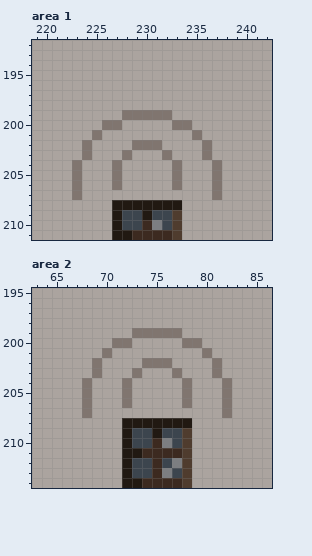
Two states of a pixel-art file, art/sakala.aseprite. Above is the file before it was changed.
300x300 pixels, 1 frame. Colours within 5 levels of each other are drawn and written as one. Shown: area 1: x 219..242, y 192..211; area 2: x 63..86, y 195..214. The commit also changed other parts of the picture, which this record leaves out.
After:
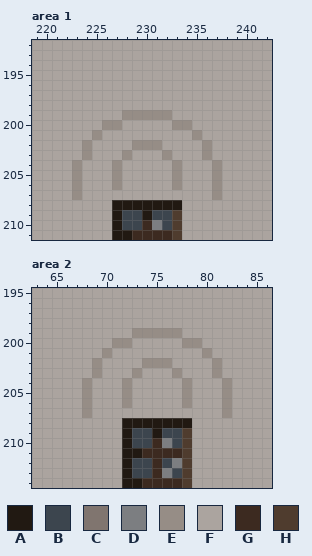
Palette (. is transparent): A #211912  B #3c454e  C #80756f  D #7c7e81  E #968d86  F #aba49f  G #3c2a20  H #4f3c2e
What changed:
{"where": "area 1, layer \"Maja\""}
{"y":199,"x":228,"old":"CCCCC","new":"EEEEE"}
{"y":200,"x":226,"old":"CC","new":"EE"}
{"y":200,"x":233,"old":"CC","new":"EE"}
{"y":201,"x":225,"old":"C","new":"E"}
{"y":201,"x":235,"old":"C","new":"E"}
{"y":202,"x":224,"old":"C","new":"E"}
{"y":202,"x":229,"old":"CCC","new":"EEE"}
{"y":202,"x":236,"old":"C","new":"E"}
{"y":203,"x":224,"old":"C","new":"E"}
{"y":203,"x":228,"old":"C","new":"E"}
{"y":203,"x":232,"old":"C","new":"E"}
{"y":203,"x":236,"old":"C","new":"E"}
{"y":204,"x":223,"old":"C","new":"E"}
{"y":204,"x":227,"old":"C","new":"E"}
{"y":204,"x":233,"old":"C","new":"E"}
{"y":204,"x":237,"old":"C","new":"E"}
{"y":205,"x":223,"old":"C","new":"E"}
{"y":205,"x":227,"old":"C","new":"E"}
{"y":205,"x":233,"old":"C","new":"E"}
{"y":205,"x":237,"old":"C","new":"E"}
{"y":206,"x":223,"old":"C","new":"E"}
{"y":206,"x":227,"old":"C","new":"E"}
{"y":206,"x":233,"old":"C","new":"E"}
{"y":206,"x":237,"old":"C","new":"E"}
{"y":207,"x":223,"old":"C","new":"E"}
{"y":207,"x":237,"old":"C","new":"E"}
{"where": "area 2, layer \"Maja\""}
{"y":199,"x":73,"old":"CCCCC","new":"EEEEE"}
{"y":200,"x":71,"old":"CC","new":"EE"}
{"y":200,"x":78,"old":"CC","new":"EE"}
{"y":201,"x":70,"old":"C","new":"E"}
{"y":201,"x":80,"old":"C","new":"E"}
{"y":202,"x":69,"old":"C","new":"E"}
{"y":202,"x":74,"old":"CCC","new":"EEE"}
{"y":202,"x":81,"old":"C","new":"E"}
{"y":203,"x":69,"old":"C","new":"E"}
{"y":203,"x":73,"old":"C","new":"E"}
{"y":203,"x":77,"old":"C","new":"E"}
{"y":203,"x":81,"old":"C","new":"E"}
{"y":204,"x":68,"old":"C","new":"E"}
{"y":204,"x":72,"old":"C","new":"E"}
{"y":204,"x":78,"old":"C","new":"E"}
{"y":204,"x":82,"old":"C","new":"E"}
{"y":205,"x":68,"old":"C","new":"E"}
{"y":205,"x":72,"old":"C","new":"E"}
{"y":205,"x":78,"old":"C","new":"E"}
{"y":205,"x":82,"old":"C","new":"E"}
{"y":206,"x":68,"old":"C","new":"E"}
{"y":206,"x":72,"old":"C","new":"E"}
{"y":206,"x":78,"old":"C","new":"E"}
{"y":206,"x":82,"old":"C","new":"E"}
{"y":207,"x":68,"old":"C","new":"E"}
{"y":207,"x":82,"old":"C","new":"E"}
{"label":"changed","picture_box":[72,110,222,200]}
{"label":"changed","picture_box":[82,328,232,418]}
